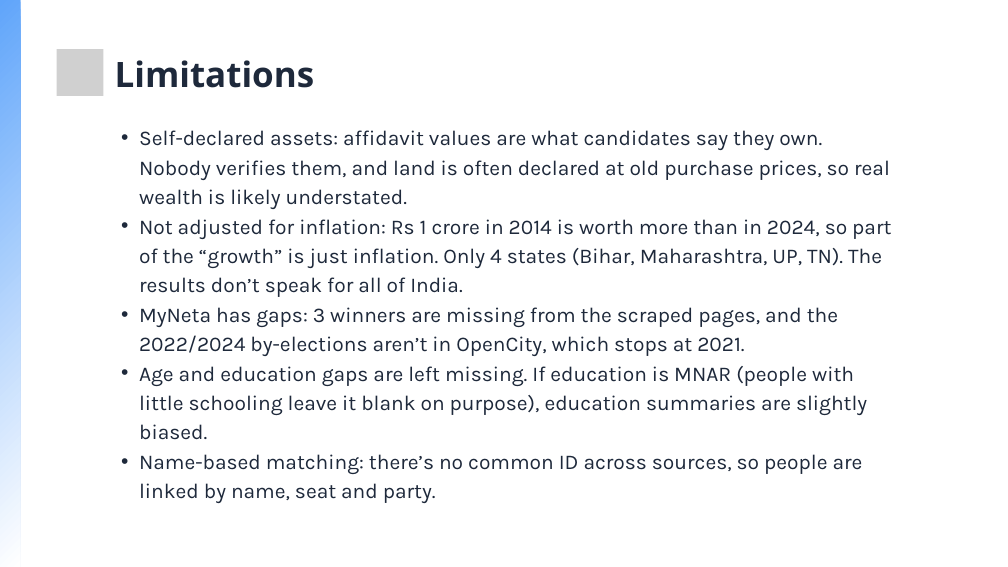
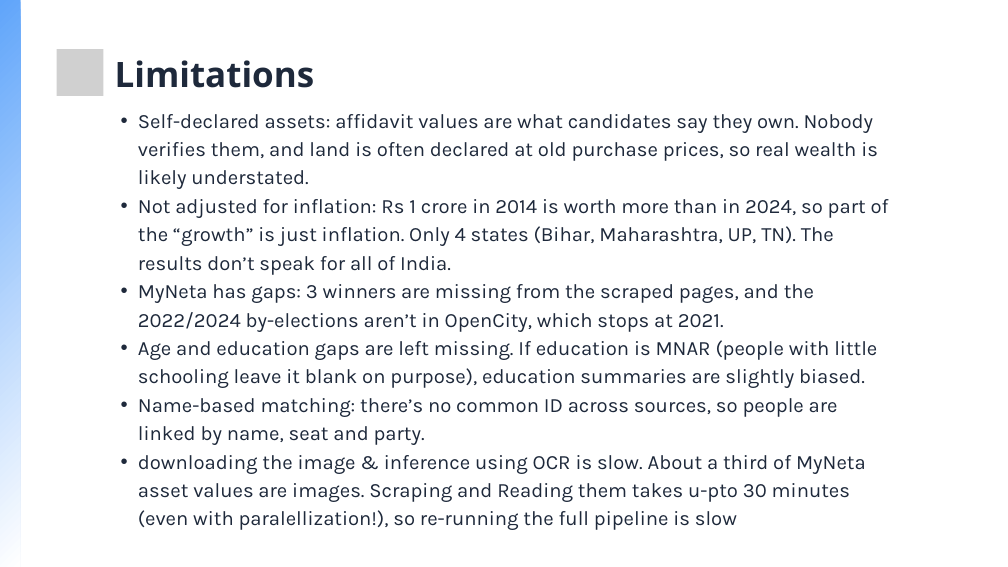
Before and after one commit to Bhupathi-Nithin-Agnihotri/DCV-Project, a slide deck: slide 14 of DCV-Project.pptx. Drawn at 1008x567 pixels with LibreOffice and Linux fonts; fonts in the diff are those of the drawing; grey boxes stand for pictures. Boxes give left, top, right and bottom in pixels: in the first picture for what was removed or moved away, otherwise in the second. Text is boxed around its words. In the diff, an @@ line names an element or a change of style, - is before the commit and + after.

Commit message:
minor changes in the ppt

```diff
--- a/DCV-Project.pptx
+++ b/DCV-Project.pptx
@@ text "Self-declared assets: affidavit values are ...": place and size @@
-text "Self-declared assets: affidavit values are ..." at [139, 130, 891, 503]
+text "Self-declared assets: affidavit values are ..." at [138, 114, 889, 530]
@@ text at [138, 114, 889, 445]: size 30 to 29 pt in "Self-declared assets: affidavit values are what candidates ...", "Not adjusted for inflation: Rs 1 crore ...", "MyNeta has gaps: 3 winners are missing ...", "Age and education gaps are left missing. ..." and 1 more places; indent changed; line spacing 42pt to 40.6pt @@
@@ text at [138, 455, 866, 530]: paragraph added @@
+  • downloading the image & inference using OCR is slow. About a third of MyNeta asset values are images. Scraping and Reading them takes u-pto 30 minutes (even with paralellization!), so re-running the full pipeline is slow
```
Also in this commit, not shown: 7 other files.
